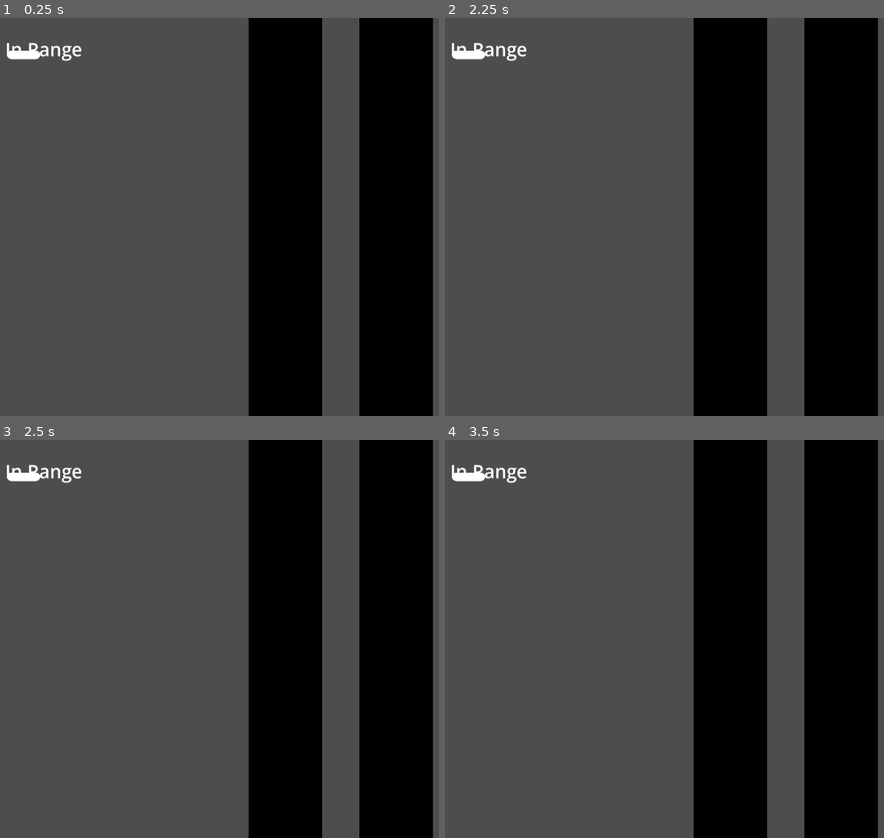
Above: before the commit, frames 1-4 (two rows, left to right).
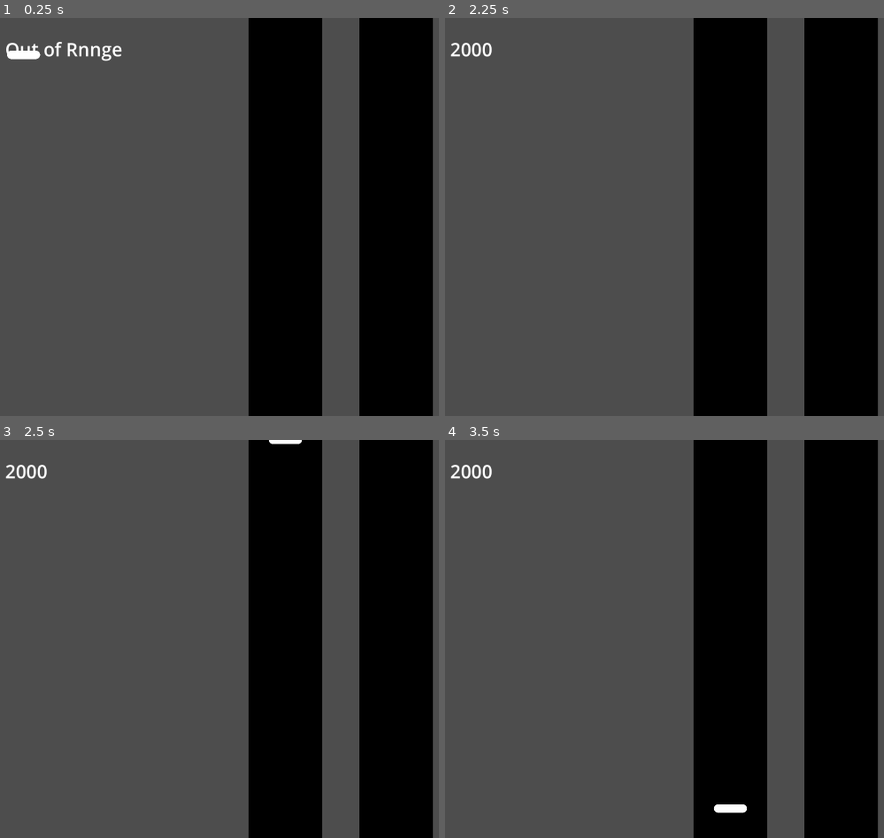
Above: after the commit, the same moments.

Repository: steamboatsonic/JamBop
Game: Godot game, scene res://Gameplay.tscn
Two runs of this game, one before a commit and one after it. Both use one fixed random seed, a clock stepped at 60 frames per second and the inputs below.
Inputs:
- Up to frame 1 (0.25 s): no input
- Up to frame 2 (2.25 s): tap Enter at 0.5, 2 s; tap Space at 1.25 s
- Up to frame 3 (2.5 s): no input
- Up to frame 4 (3.5 s): no input

The runs differ from the first frame. In frame 1, 0.5% of the frame differs, in the area x 1-28%, y 6-11%; in frame 2, 0.4%; in frame 3, 0.5%; in frame 4, 0.6%, in the area x 1-69%, y 6-94%.

Commit message:
Move That Gem
- Removed GemParent from the gameplay scene so it only exists in its own scene, which GemManager references
- Corrected a couple numbers, and now the gem moves

Diff:
--- a/Gameplay.tscn
+++ b/Gameplay.tscn
@@ -1,9 +1,7 @@
-[gd_scene load_steps=6 format=3 uid="uid://cafk0bkxikm2q"]
+[gd_scene load_steps=4 format=3 uid="uid://cafk0bkxikm2q"]
 
-[ext_resource type="PackedScene" uid="uid://qctdrnvx65hl" path="res://gem_parent.tscn" id="2_o08mt"]
 [ext_resource type="Script" path="res://GemManager.gd" id="2_xov5c"]
 [ext_resource type="Script" path="res://DebugText.gd" id="3_8gbxe"]
-[ext_resource type="Script" path="res://gem.gd" id="3_payah"]
 [ext_resource type="Theme" uid="uid://cjvjkqvf2jvlb" path="res://DebugText.tres" id="3_qkf4m"]
 
 [node name="Node2D" type="Node2D"]
@@ -33,9 +31,6 @@
 metadata/todaysTime = 0.0
 metadata/startTime = 0.0
 
-[node name="GemParent" parent="GemContainer/GemManager" instance=ExtResource("2_o08mt")]
-script = ExtResource("3_payah")
-
 [node name="DebugText" type="RichTextLabel" parent="."]
 offset_left = 50.0
 offset_top = 50.0
--- a/GemManager.gd
+++ b/GemManager.gd
@@ -15,6 +15,7 @@
 func _ready():
 	set_meta("startTime", Time.get_unix_time_from_system());
 	makeGem();
+
 
 	# var gemParent = $GemParent;
 	# var gemManager = $GemManager;
@@ -38,7 +39,7 @@
 	# get_parent().add_child(gem);
 	self.add_child(gem);
 	gem.position = Vector2(100,100);
-	gem.set_meta("TimingMSec", 10.000);
+	gem.set_meta("TimingMSec", 10000);
 	# writeDebug(str(gem.position));
 	# writeDebug(str(gem.get_meta("TimingMSec")));
 
--- a/gem.gd
+++ b/gem.gd
@@ -12,7 +12,7 @@
 func _process(_delta):
 	# writeDebug(str(gemManager.get_meta("todaysTime")))
 	if gemManager.get_meta("todaysTime") > (get_meta("TimingMSec") - 8000):
-		writeDebug("In Range");
+		writeDebug(str((get_meta("TimingMSec") - 8000)));
 		position = Vector2(
 			810,
 			7500 + (gemManager.get_meta("todaysTime") - get_meta("TimingMSec")))
--- a/gem_parent.tscn
+++ b/gem_parent.tscn
@@ -1,11 +1,13 @@
-[gd_scene load_steps=2 format=3 uid="uid://qctdrnvx65hl"]
+[gd_scene load_steps=3 format=3 uid="uid://qctdrnvx65hl"]
 
 [ext_resource type="Texture2D" uid="uid://buh3in1ean0js" path="res://Art/GemBasic.png" id="1_48w3t"]
+[ext_resource type="Script" path="res://gem.gd" id="2_5siab"]
 
 [node name="GemParent" type="Sprite2D"]
 position = Vector2(809, 830)
 scale = Vector2(0.35, 0.35)
 texture = ExtResource("1_48w3t")
+script = ExtResource("2_5siab")
 metadata/TimingMSec = 0.0
 metadata/Lane = 0
 metadata/Instrument = ""
